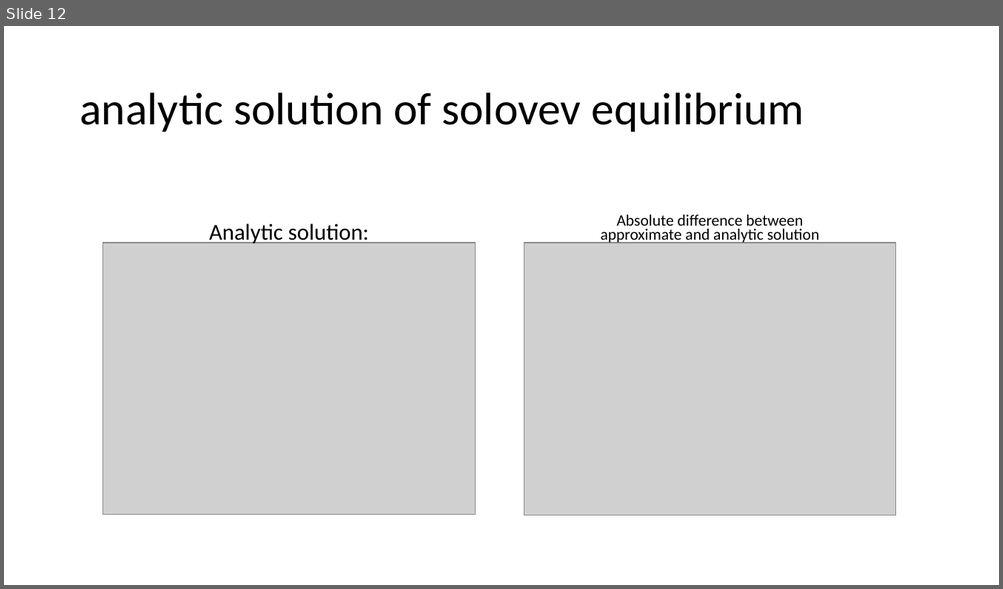
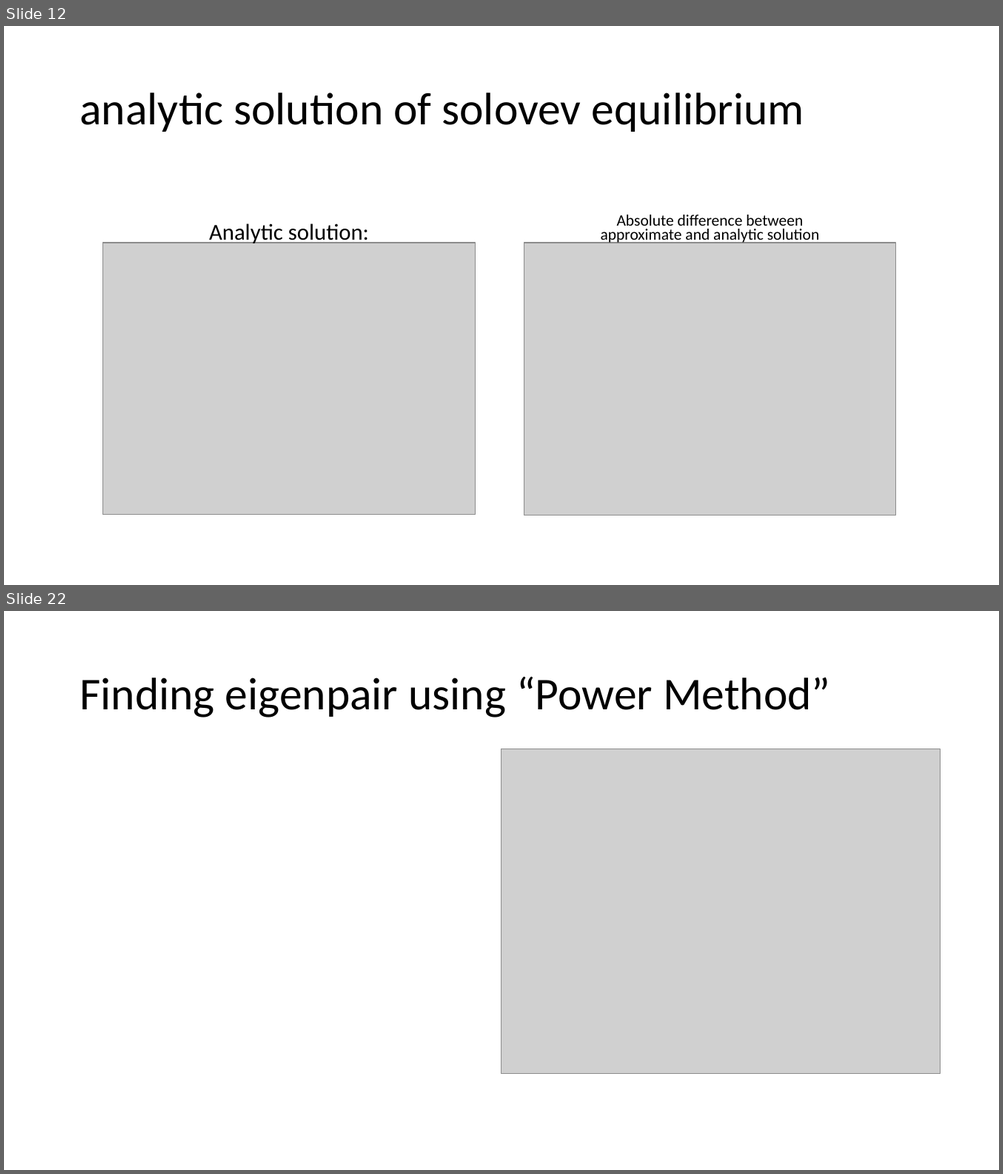
Before and after one commit to harryyudha7/thesis, a slide deck: solving GS equation.pptx. Shown one above the other, each under a label of ours: slide 12 before the commit, slides 12 and 22 after it; the slides between them are not shown. The pictures are 1003x589 and 1003x1174 pixels, drawn with LibreOffice and Linux fonts; fonts in the diff are those of the drawing; grey boxes stand for pictures. Boxes give left, top, right and bottom in pixels: in the first picture for what was removed or moved away, otherwise in the second. Text is boxed around its words. In the diff, an @@ line names an element or a change of style, - is before the commit and + after.

Commit message:
evp using non trivial boundary

```diff
--- a/solving GS equation.pptx
+++ b/solving GS equation.pptx
@@ slide 22 added at [4, 611, 999, 1170], background #FFFFFF @@
@@ title added at [79, 676, 830, 718], 44 pt, text #000000 @@
+Finding eigenpair using “Power Method”
@@ picture added at [502, 749, 940, 1073] @@
```
Also in this commit, not shown: 13 other slides added, 2 slides removed, 4 other files.
